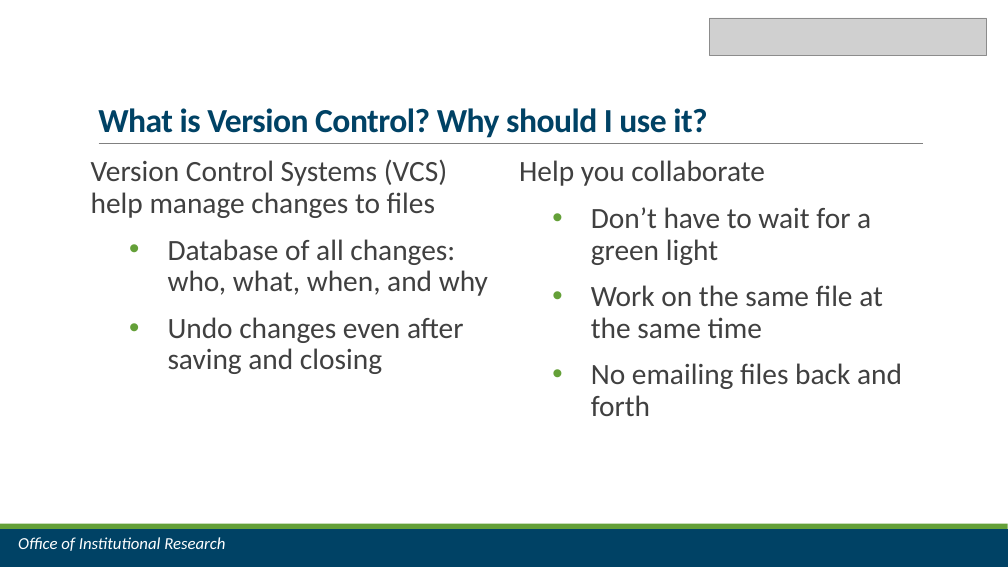
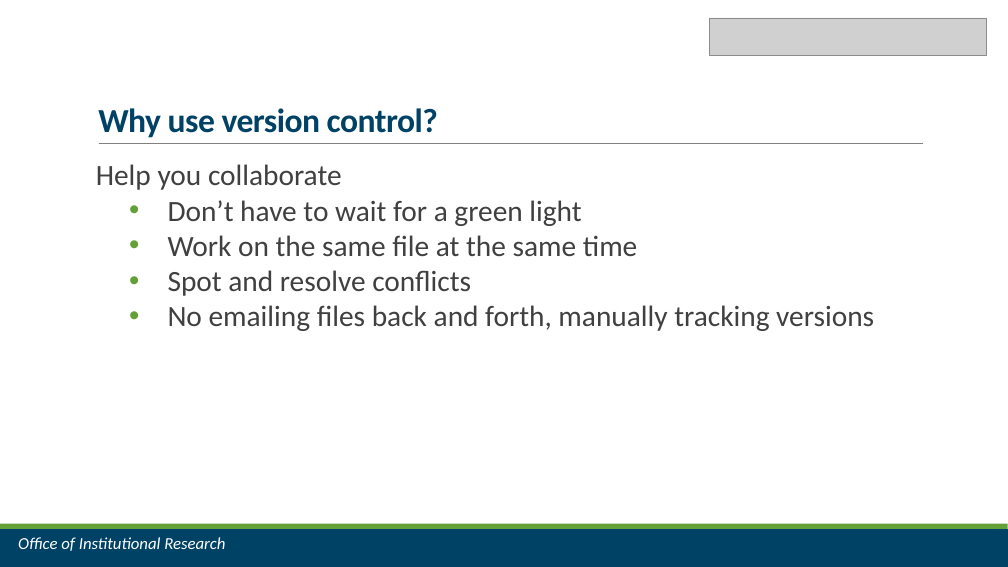
Before and after one commit to jrf1111/Do-You-Git-It-Now, a slide deck: slide 8 of Do You Git It Now.pptx (slide 4 before the commit). Drawn at 1008x567 pixels with LibreOffice and Linux fonts; fonts in the diff are those of the drawing; grey boxes stand for pictures. Boxes give left, top, right and bottom in pixels: in the first picture for what was removed or moved away, otherwise in the second. Text is boxed around its words. In the diff, an @@ line names an element or a change of style, - is before the commit and + after.

```diff
--- a/Do You Git It Now.pptx
+++ b/Do You Git It Now.pptx
@@ title at box(98, 108, 438, 138): text changed @@
-What is Version Control? Why should I use it?
+Why use version control?
@@ text at box(91, 160, 488, 374): paragraphs removed @@
-Version Control Systems (VCS) help manage changes to files
-• Database of all changes: who, what, when, and why
-• Undo changes even after saving and closing
@@ text "Help you collaborate" at box(96, 164, 874, 331): columns 2 to 1 @@
@@ text at box(96, 164, 637, 256): line spacing 0.9 to 1; less space between paragraphs @@
@@ text at box(168, 270, 874, 331): text changed @@
-• No emailing files back and forth
+• Spot and resolve conflicts
+• No emailing files back and forth, manually tracking versions
```
Also in this commit, not shown: 9 other slides changed, 3 slides added, 1 slide removed, 18 other files.
